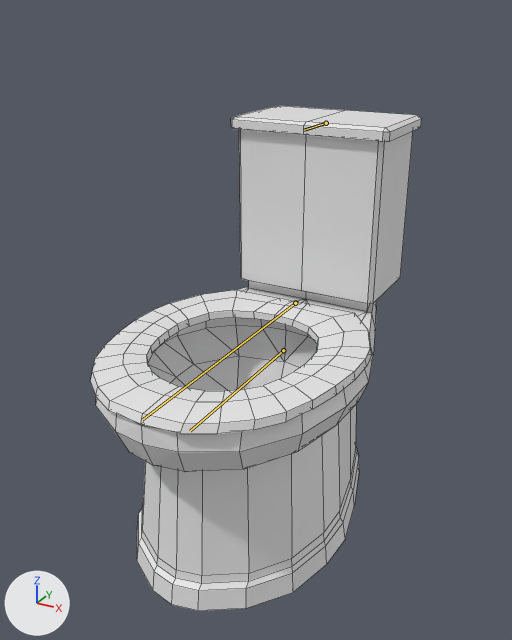
The Blender file resources/meshes/animatedToilet01.blend: old version first, new version second.
One viewpoint serves both versions: a 50 mm camera at (0.336, -0.68, 0.552) aimed at (-0.002, -0.064, 0.244). The lights are fixed; the arrows at lower left show +X, +Y and +Z. The bones that bend it are drawn over the model as lines. Mesh edges are drawn as thin lines.

The first picture shows 'animatedToilet01'.
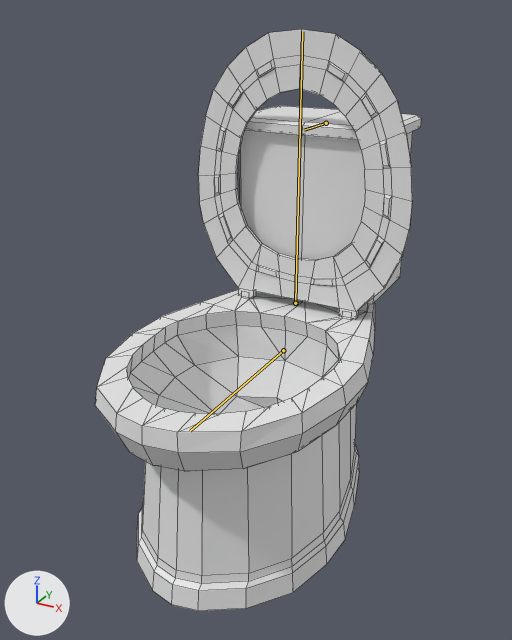
The newer file adds an action. The first version stands in its rest pose; the second is drawn at frame 1 of the action '10_opened01'.

The change, as a list of edits to the scene's bpy script:
```text
Change bone_toiletseat:
    where bone_toiletseat = bpy.data.objects['toiletArmature'].pose.bones['toiletSeat']  # child of 'toilet'
    bone_toiletseat.rotation_quaternion: (1.0, 0.0, 0.0, 0.0) -> (0.707, -0.707, 0.0, 0.0)  # degrees (0, 0, 0) -> degrees (-90, 0, 0)
```

Pixel boxes [x1, y1, x2, y2] of what changed, in the pictures (512 x 640 px):
'animatedToilet01', posed (15% taller)
    before: [91, 106, 422, 611]
    after: [95, 29, 422, 611]
bone 'toiletSeat', root to tip
    before: (295, 303) to (142, 420)
    after: (295, 303) to (302, 31)
